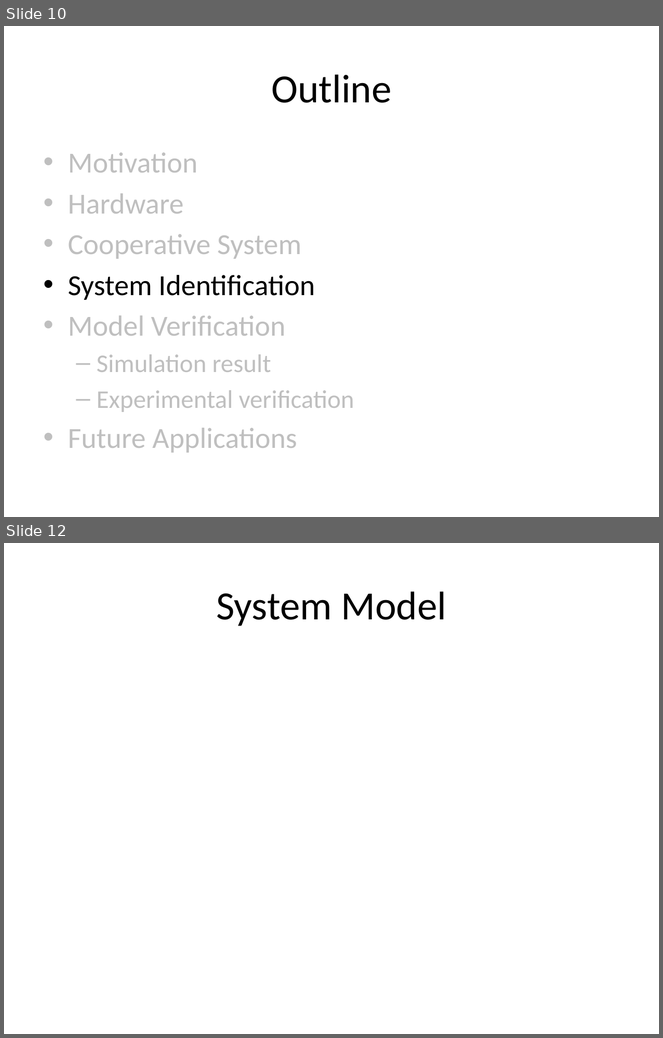
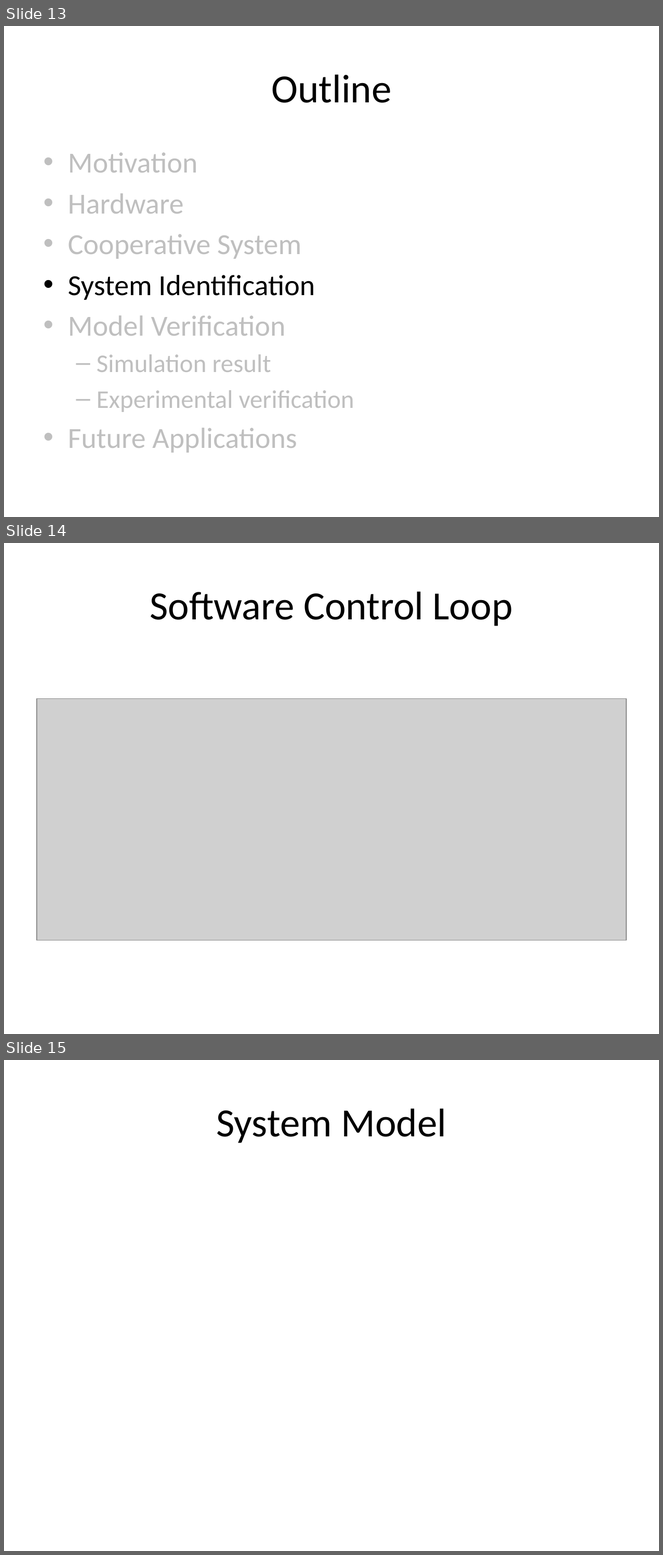
Before and after one commit to ryanjulian/manuscript-aamas2013, a slide deck: presentation/AAMAS_2013.pptx. Shown one above the other, each under a label of ours: slides 10 and 12 before the commit, slides 13, 14 and 15 after it; the slides between them are not shown. The pictures are 663x1038 and 663x1555 pixels, drawn with LibreOffice and Linux fonts; fonts in the diff are those of the drawing; grey boxes stand for pictures. Boxes give left, top, right and bottom in pixels: in the first picture for what was removed or moved away, otherwise in the second. Text is boxed around its words. In the diff, an @@ line names an element or a change of style, - is before the commit and + after.

```diff
--- a/presentation/AAMAS_2013.pptx
+++ b/presentation/AAMAS_2013.pptx
@@ slide 14 added at (4, 543, 659, 1034), background #FFFFFF @@
@@ title added at (150, 591, 513, 626), 44 pt, text #000000 @@
+Software Control Loop
@@ picture added at (37, 699, 626, 941) @@
@@ what was slide 10 is now slide 13 @@
@@ what was slide 12 is now slide 15 @@
```
Also in this commit, not shown: 10 other slides added, 4 slides removed, 1 other file.
